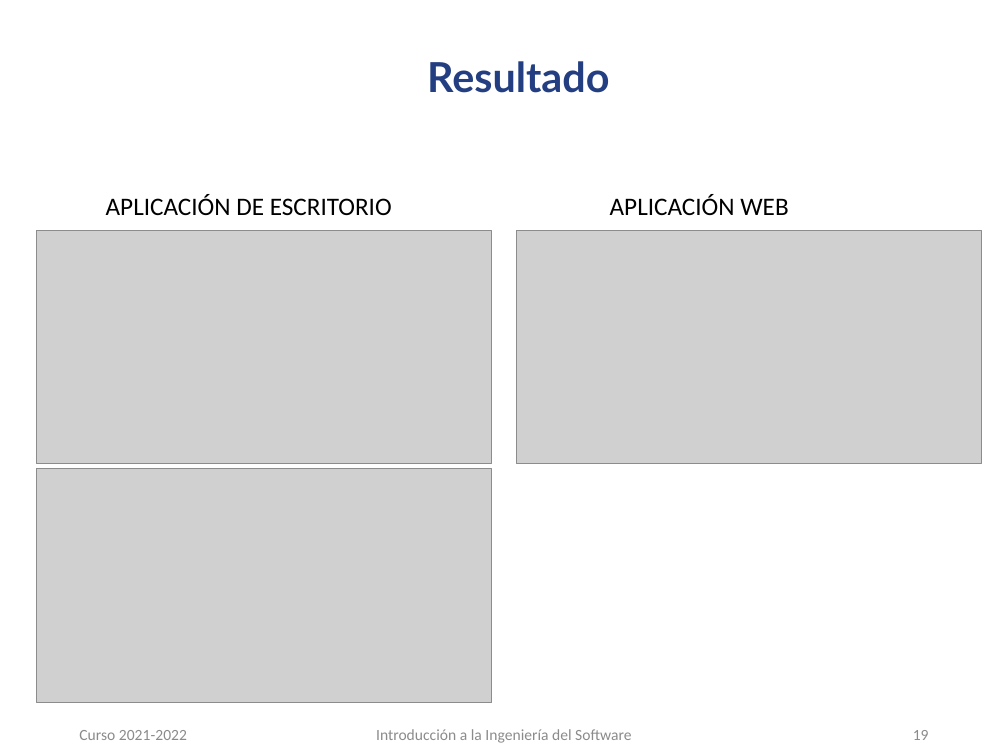
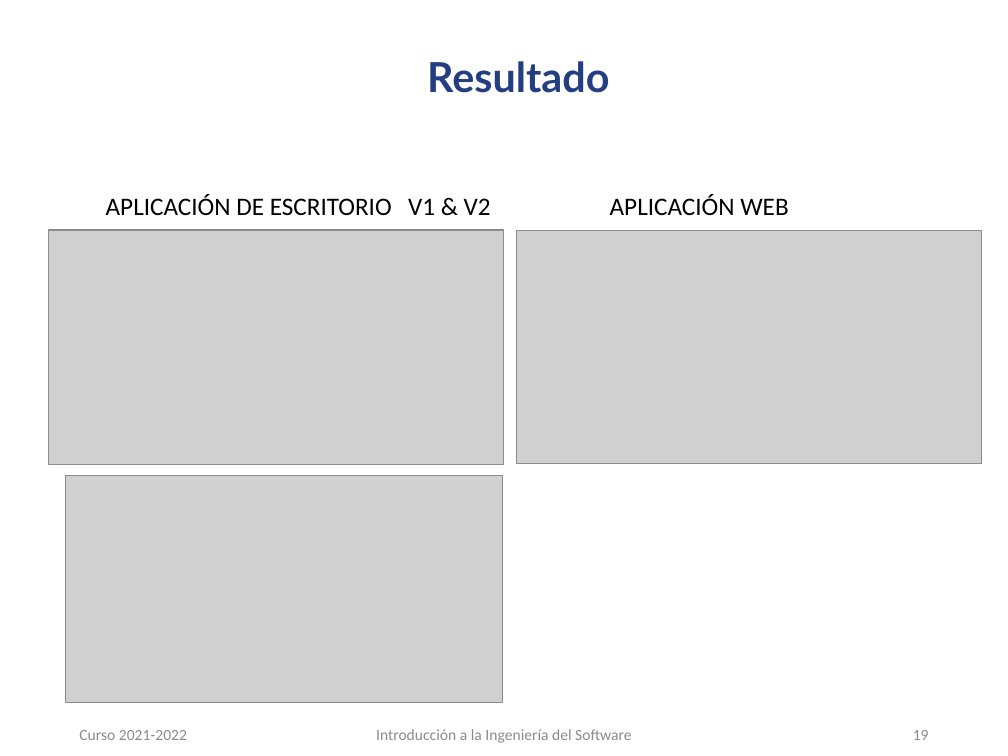
Before and after one commit to carloscmor/PRIMERA_FILA, a slide deck: slide 19 of PFentertainment_presentación.pptx. Drawn at 1008x756 pixels with LibreOffice and Linux fonts; fonts in the diff are those of the drawing; grey boxes stand for pictures; background and template pictures are left out. Boxes give left, top, right and bottom in pixels: in the first picture for what was removed or moved away, otherwise in the second. Text is boxed around its words. In the diff, an @@ line names an element or a change of style, - is before the commit and + after.

```diff
--- a/PFentertainment_presentación.pptx
+++ b/PFentertainment_presentación.pptx
@@ text at <box>106,195,788,215</box>: text changed @@
-APLICACIÓN DE ESCRITORIO APLICACIÓN WEB
+APLICACIÓN DE ESCRITORIO V1 & V2 APLICACIÓN WEB
@@ picture removed at <box>36,231,492,464</box> @@
@@ picture: place and size @@
-picture at <box>36,468,492,703</box>
+picture at <box>48,230,504,465</box>
@@ picture added at <box>66,476,503,703</box> @@
```
Also in this commit, not shown: 1 other slide changed.
